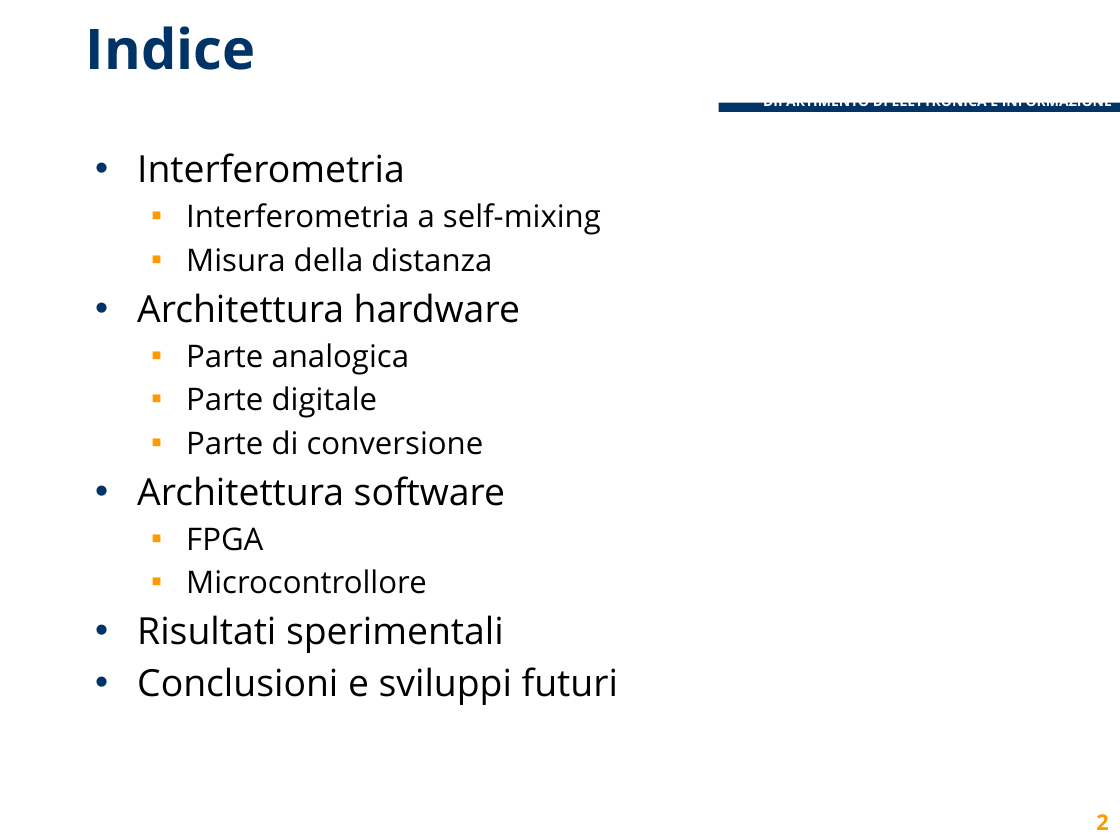
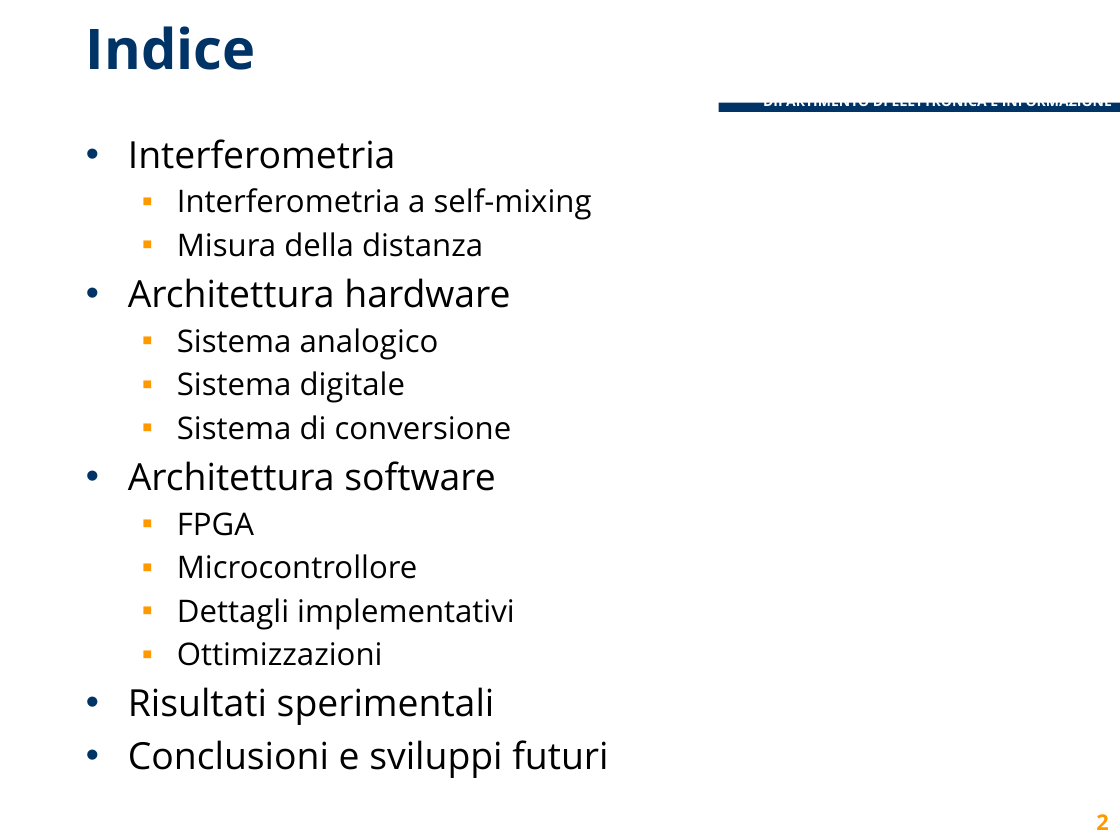
Before and after one commit to lcavagnispolimi/thesis_latex, a slide deck: slide 2 of presentazione_discussione.pptx. Drawn at 1120x840 pixels with LibreOffice and Linux fonts; fonts in the diff are those of the drawing; background and template pictures are left out. Boxes give left, top, right and bottom in pixels: in the first picture for what was removed or moved away, otherwise in the second. Text is boxed around its words. In the diff, an @@ line names an element or a change of style, - is before the commit and + after.

```diff
--- a/presentazione_discussione.pptx
+++ b/presentazione_discussione.pptx
@@ text "Interferometria": place and size @@
-text "Interferometria" at bbox=[137, 153, 618, 705]
+text "Interferometria" at bbox=[128, 139, 608, 778]
@@ text at bbox=[177, 328, 512, 440]: text changed @@
-  ▪ Parte analogica
-  ▪ Parte digitale
-  ▪ Parte di conversione
+  ▪ Sistema analogico
+  ▪ Sistema digitale
+  ▪ Sistema di conversione
@@ text at bbox=[177, 598, 515, 666]: paragraphs added @@
+  ▪ Dettagli implementativi
+  ▪ Ottimizzazioni
```
Also in this commit, not shown: 17 other slides changed, 2 slides added.
